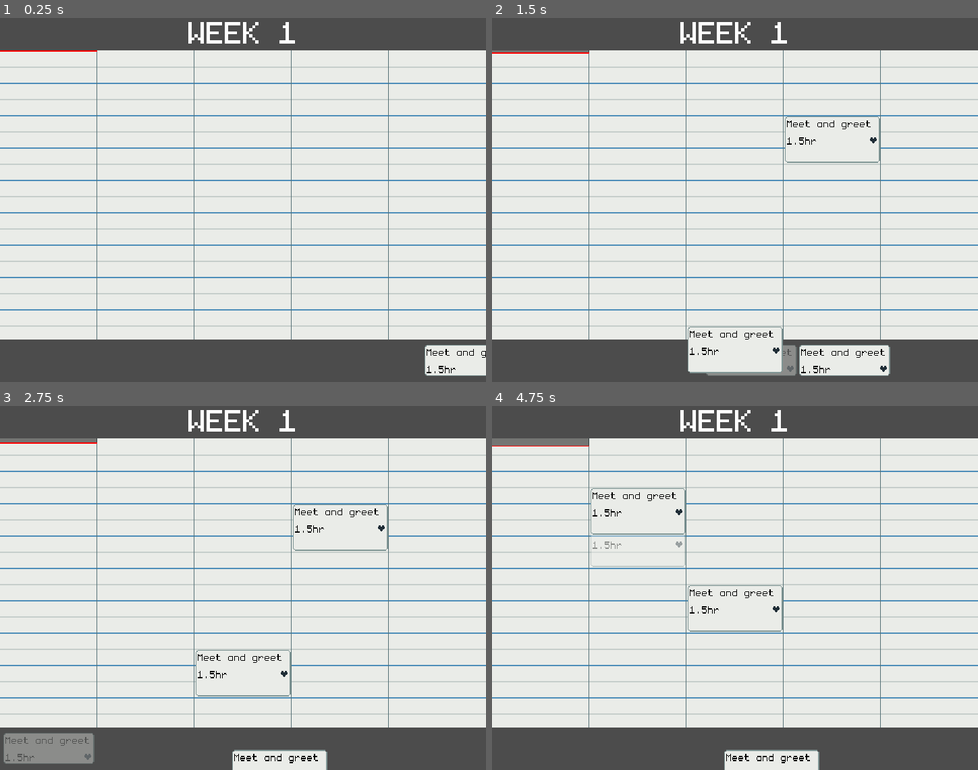
Above: before the commit, frames 1-4 (two rows, left to right).
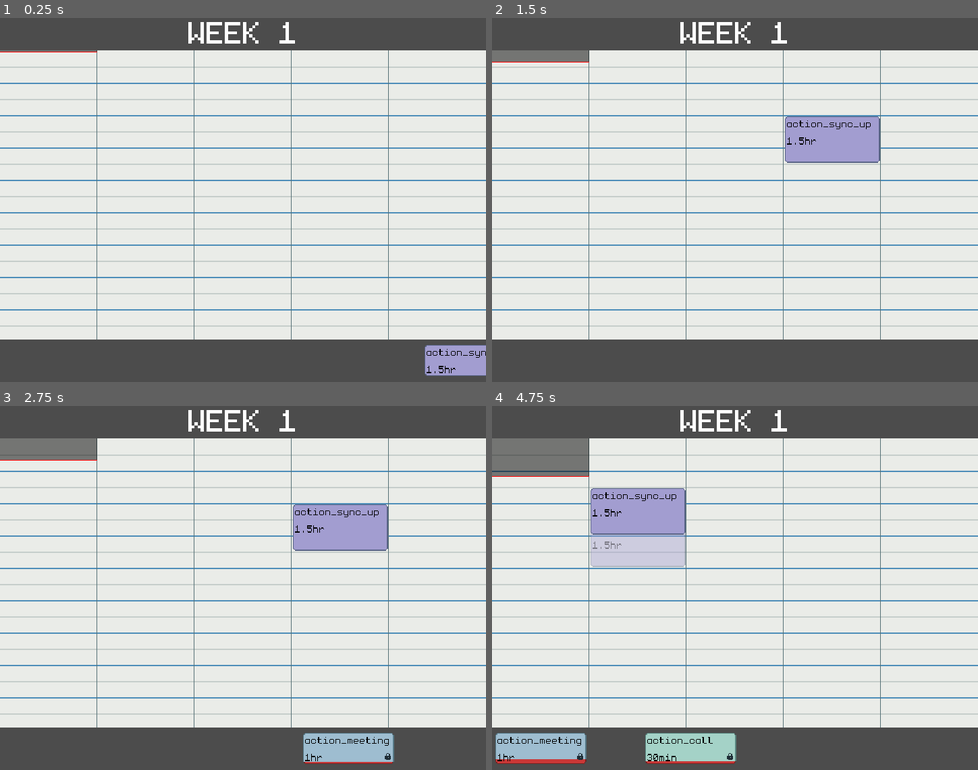
Above: after the commit, the same moments.

Repository: dmitriy-shmilo/wgj257
Game: Godot game, scene res://game_screen/game_screen.tscn
Same seed, same stepped clock (60 frames per second), same inputs: the game is played once before the commit and once after it.
Inputs (mouse positions are in pixels of both pictures, inside the frame that each line leads up to):
- Up to frame 1 (0.25 s): no input
- Up to frame 2 (1.5 s): tap Enter at 0.5 s; drag from (900, 360) to (783, 119) at 0.52 s; drag from (812, 360) to (710, 272) at 1.27 s
- Up to frame 3 (2.75 s): move the mouse to (233, 748) at 2.02 s; press the mouse at (233, 748) at 2.03 s; hold D (right) from 2.03 s (still down)
- Up to frame 4 (4.75 s): release D (right) at 2.75 s; release the mouse at (725, 748) at 2.75 s; drag from (832, 526) to (589, 533) at 2.77 s; drag from (735, 671) to (759, 588) at 3.52 s; drag from (589, 533) to (662, 497) at 4.27 s

The runs differ from the first frame. In frame 1, 1.1% of the frame differs, in the area x 0-100%, y 8-99%; in frame 2, 6.9%; in frame 3, 7.8%; in frame 4, 10%, in the area x 0-68%, y 10-100%.

Commit message:
Meeting expiration.

Diff:
--- a/src/game_screen/game_screen.gd
+++ b/src/game_screen/game_screen.gd
@@ -1,11 +1,12 @@
 extends Control
 
 const MEETING_REQUEST_SCENE = preload("res://game_screen/meeting_request.tscn")
-const DAY_COUNT = 5
-const SLOT_COUNT = 18
+const DAY_COUNT: int = 5
+const SLOT_COUNT: int = 18
 const TOTAL_SLOT_COUNT = DAY_COUNT * SLOT_COUNT
 
-export(float) var time_speed = 1.0 / 90.0 / 10  # % per second
+export(float) var time_speed = 1.0 / 90.0 / 2  # % per second
+export(float) var tick_interval = 1.0 # seconds
 
 onready var _gui = $"Gui"
 onready var _cursor: Control = $"Cursor"
@@ -20,17 +21,22 @@
 var _current_request: MeetingRequest = null
 var _pending_requests: Array = []
 var _slots: Array = []
+var _time_since_tick = 0.0
 
 func _ready() -> void:
 	_slots.resize(TOTAL_SLOT_COUNT)
-	create_request()
-	create_request()
 	create_request()
 
 
 func _process(delta):
 	_time += delta * time_speed
 	_time_shroud.progress = _time
+
+	_time_since_tick += delta
+	if _time_since_tick >= tick_interval:
+		_time_since_tick = 0.0
+		if randi() % 5 >= _pending_requests.size():
+			create_request()
 
 	if Input.is_action_just_pressed("system_pause"):
 		_gui.pause()
@@ -40,46 +46,50 @@
 
 
 func create_request() -> void:
-	var meeting = Meeting.new()
-	meeting.title = "Meet and greet"
-	meeting.duration = 3
-	meeting.special = Meeting.Special.LEISURE
-
+	var meeting
+	# TODO: adjust difficulty as weeks progress
+	# TODO: pre-generate meetings based on total time
+	match randi() % 10:
+		0:
+			meeting = MeetingGenerator.generate_hard()
+		1,2:
+			meeting = MeetingGenerator.generate_medium()
+		_:
+			meeting = MeetingGenerator.generate_easy()
 	var scene = MEETING_REQUEST_SCENE.instance()
+	scene.is_expiring = true
 	scene.meeting = meeting
 	scene.rect_position.x += _meeting_queue.rect_size.x
 	scene.rect_position.x += scene.rect_size.x * _pending_requests.size()
 	scene.target_position.x = scene.rect_size.x * _pending_requests.size()
-	_meeting_queue.add_child(scene)
-	_pending_requests.append(scene)
 	_setup_request(scene)
 
 
 func place_request(request: MeetingRequest, slot: Vector2) -> void:
-	if request.slot.x > 0:
-		var old_index = request.slot.x * SLOT_COUNT + request.slot.y
+	if request.slot.x >= 0:
+		var old_index = _to_slot_index(request.slot)
 		for i in range(request.meeting.duration):
 			_slots[old_index + i] = null
 
-	var index = slot.x * SLOT_COUNT + slot.y
+	var index = _to_slot_index(slot)
 	for i in range(request.meeting.duration):
 		_slots[index + i] = request
 	request.slot = slot
 
-	_pending_requests.remove(_pending_requests.find(request))
-	for i in range(_pending_requests.size()):
-		var req = _pending_requests[i]
-		req.target_position.x = req.rect_size.x * i
+	_remove_from_pending(request)
 
 	request.is_static = true
 	request.is_resizing = true
+	request.is_expiring = false
+	request.is_expiration_visible = false
 	request.get_parent().remove_child(request)
 	_calendar.add_child(request)
 	request.rect_global_position = _cursor.rect_global_position
 
 
 func can_place_request(request: MeetingRequest, slot: Vector2) -> bool:
-	var index = slot.x * SLOT_COUNT + slot.y
+	var index = _to_slot_index(slot)
+	var lane = index / SLOT_COUNT
 
 	if float(index) / TOTAL_SLOT_COUNT <= _time:
 		return false
@@ -87,11 +97,20 @@
 	for i in range(request.meeting.duration):
 		if _slots[index + i] != null and _slots[index + i] != request:
 			return false
+		if (index + i) / SLOT_COUNT != lane:
+			return false
 
 	return true
 
 
-func _drag_cursor_start(request) -> void:
+func _drag_cursor_start(request: MeetingRequest) -> void:
+	if not request.is_expiring:
+		var pos = request.rect_position
+		var slot = _to_slot_position(pos)
+		var index = _to_slot_index(slot)
+		if float(index) / TOTAL_SLOT_COUNT <= _time:
+			return
+
 	_cursor.visible = true
 	_is_dragging = true
 	_current_request = request
@@ -100,9 +119,13 @@
 
 
 func _drag_cursor_end(request) -> void:
-	var slot_pos = _to_slot_position(_cursor.rect_position)
-	if can_place_request(request, slot_pos):
-		place_request(request, slot_pos)
+	var cursor_pos = _cursor.rect_position
+	var cal_rect = Rect2(_calendar.rect_position, _calendar.rect_size)
+
+	if cal_rect.has_point(cursor_pos):
+		var slot_pos = _to_slot_position(_cursor.rect_position)
+		if can_place_request(request, slot_pos):
+			place_request(request, slot_pos)
 
 	_current_request.is_selected = false
 	_cursor.visible = false
@@ -111,7 +134,10 @@
 
 
 func _setup_request(request: MeetingRequest):
+	_meeting_queue.add_child(request)
+	_pending_requests.append(request)
 	request.connect("gui_input", self, "_on_meeting_request_gui_input", [request])
+	request.connect("expired", self, "_on_meeting_request_expired")
 
 
 func _snap(pos: Vector2) -> Vector2:
@@ -126,13 +152,32 @@
 
 func _to_slot_position(pos: Vector2) -> Vector2:
 	pos -= _calendar.rect_position
-	pos.y = floor(pos.y / 16)
-	pos.x = floor(pos.x / 96)
+	pos.y = int(pos.y / 16)
+	pos.x = int(pos.x / 96)
 	return pos
+
+
+func _to_slot_index(slot_pos: Vector2) -> int:
+	return int(slot_pos.x * SLOT_COUNT) + int(slot_pos.y)
+
+
+func _remove_from_pending(request: MeetingRequest) -> void:
+	var index = _pending_requests.find(request)
+	if index < 0:
+		return
+	_pending_requests.remove(index)
+	for i in range(_pending_requests.size()):
+		var req = _pending_requests[i]
+		req.target_position.x = req.rect_size.x * i
 
 
 func _on_meeting_request_gui_input(event: InputEvent, request: MeetingRequest) -> void:
 	if event.is_action_pressed("action"):
 		_drag_cursor_start(request)
-	if event.is_action_released("action"):
+	elif _is_dragging and event.is_action_released("action"):
 		_drag_cursor_end(request)
+
+
+func _on_meeting_request_expired(request: MeetingRequest) -> void:
+	_remove_from_pending(request)
+	request.queue_free()
--- a/src/game_screen/meeting_request.gd
+++ b/src/game_screen/meeting_request.gd
@@ -1,11 +1,16 @@
 class_name MeetingRequest
 extends Control
+
+signal expired(sender)
 
 export(Resource) var meeting setget set_meeting
 export(bool) var is_resizing = false setget set_is_resizing
 export(float) var scroll_speed = 4
 export(bool) var is_static = false
+export(bool) var is_expiring = false setget set_is_expiring
+export(bool) var is_expiration_visible = true setget set_is_progress_visible
 
+var current_expiration = 0.0
 var target_position = Vector2.ZERO
 var is_selected = false setget set_is_selected
 var slot: Vector2 = Vector2(-1, -1)
@@ -14,12 +19,26 @@
 onready var _title_label: Label = $"MarginContainer/VBoxContainer/TitleLabel"
 onready var _duration_label: Label = $"MarginContainer/VBoxContainer/HBoxContainer/DurationLabel"
 onready var _icon: TextureRect = $"MarginContainer/VBoxContainer/HBoxContainer/Icon"
+onready var _expiration_progress: TextureProgress = $"ExpirationProgress"
 
 func _ready() -> void:
 	set_meeting(meeting)
 
 
 func _process(delta: float) -> void:
+	if is_expiring and current_expiration <= meeting.expiration_time:
+		current_expiration += delta
+		_expiration_progress.value = current_expiration
+
+		var shake_strength = clamp(current_expiration / meeting.expiration_time - 0.33, 0.0, 1.0)
+		shake_strength = ceil(shake_strength * 4.0)
+
+		_expiration_progress.material.set_shader_param("shake_strength", shake_strength)
+		_background.material.set_shader_param("shake_strength", shake_strength)
+	elif is_expiring:
+		emit_signal("expired", self)
+		set_is_expiring(false)
+
 	if rect_position != target_position and not is_static:
 		if (target_position - rect_position).length_squared() <= 2:
 			rect_position = target_position
@@ -32,6 +51,7 @@
 func set_is_resizing(value: bool) -> void:
 	is_resizing = value
 	if meeting != null and is_inside_tree():
+		_duration_label.get_parent().visible = meeting.duration > 1
 		rect_size.y = meeting.duration * 16
 		rect_size.x = 96 # TODO: magic numbers
 
@@ -39,11 +59,14 @@
 func set_meeting(value: Meeting):
 	meeting = value
 	if meeting != null and is_inside_tree():
+		_expiration_progress.value = 0.0
+		_expiration_progress.max_value = meeting.expiration_time
 		_title_label.text = meeting.get_short_title()
 		_duration_label.text = meeting.get_duration_string()
 		_icon.texture = meeting.get_icon()
 		_background.material.set_shader_param("tint", meeting.tint)
 		if is_resizing:
+			_duration_label.get_parent().visible = meeting.duration > 1
 			rect_size.y = meeting.duration * 16
 
 
@@ -51,5 +74,18 @@
 	modulate.a = 0.4 if value else 1
 
 
+func set_is_expiring(value: bool) -> void:
+	is_expiring = value
+	if is_inside_tree():
+		_expiration_progress.material.set_shader_param("shake_strength", 0.0)
+		_background.material.set_shader_param("shake_strength", 0.0)
+
+
+func set_is_progress_visible(value: bool) -> void:
+	is_expiration_visible = value
+	if is_inside_tree():
+		_expiration_progress.visible = value
+
+
 func _on_MeetingRequest_gui_input(event: InputEvent) -> void:
 	pass
--- a/src/game_screen/meeting_request.tscn
+++ b/src/game_screen/meeting_request.tscn
@@ -1,28 +1,62 @@
-[gd_scene load_steps=7 format=2]
+[gd_scene load_steps=11 format=2]
 
 [ext_resource path="res://assets/art/spritesheet.png" type="Texture" id=1]
 [ext_resource path="res://ui/font_small.tres" type="DynamicFont" id=2]
 [ext_resource path="res://game_screen/meeting_request.gd" type="Script" id=3]
 
+[sub_resource type="Shader" id=5]
+code = "shader_type canvas_item;
+
+void vertex() {
+	VERTEX.x += 10.0;
+}"
+
+[sub_resource type="ShaderMaterial" id=6]
+shader = SubResource( 5 )
+
 [sub_resource type="Shader" id=2]
 code = "shader_type canvas_item;
 
 uniform vec4 tint : hint_color = vec4(1);
+uniform float shake_strength = 0.0;
 
 void fragment() {
 	vec4 color = texture(TEXTURE, UV);
 	COLOR = color * tint;
+}
+
+float random(vec2 uv) {
+    return fract(sin(dot(uv.xy,
+        vec2(12.9898,78.233))) * 43758.5453123) - 0.5;
+}
+
+void vertex() {
+	VERTEX.x += random(vec2(TIME, 0.0)) * shake_strength;
+	// VERTEX.y += random(vec2(TIME, 0.0)) * shake_strength;
 }"
 
 [sub_resource type="ShaderMaterial" id=3]
+resource_local_to_scene = true
 shader = SubResource( 2 )
 shader_param/tint = Color( 1, 1, 1, 1 )
+shader_param/shake_strength = 0.0
+
+[sub_resource type="ShaderMaterial" id=7]
+resource_local_to_scene = true
+shader = SubResource( 2 )
+shader_param/tint = Color( 0.862745, 0.239216, 0.239216, 1 )
+shader_param/shake_strength = 0.0
+
+[sub_resource type="AtlasTexture" id=4]
+atlas = ExtResource( 1 )
+region = Rect2( 0, 0, 16, 16 )
 
 [sub_resource type="AtlasTexture" id=1]
 atlas = ExtResource( 1 )
 region = Rect2( 32, 0, 9, 9 )
 
 [node name="MeetingRequest" type="MarginContainer"]
+material = SubResource( 6 )
 margin_right = 92.0
 margin_bottom = 32.0
 custom_constants/margin_right = 1
@@ -45,6 +79,22 @@
 patch_margin_top = 6
 patch_margin_right = 6
 patch_margin_bottom = 6
+
+[node name="ExpirationProgress" type="TextureProgress" parent="."]
+material = SubResource( 7 )
+margin_left = 1.0
+margin_top = 1.0
+margin_right = 91.0
+margin_bottom = 32.0
+value = 10.0
+texture_progress = SubResource( 4 )
+fill_mode = 3
+tint_progress = Color( 0.729412, 0.133333, 0.133333, 1 )
+nine_patch_stretch = true
+stretch_margin_left = 4
+stretch_margin_top = 4
+stretch_margin_right = 4
+stretch_margin_bottom = 4
 
 [node name="MarginContainer" type="MarginContainer" parent="."]
 margin_left = 1.0
